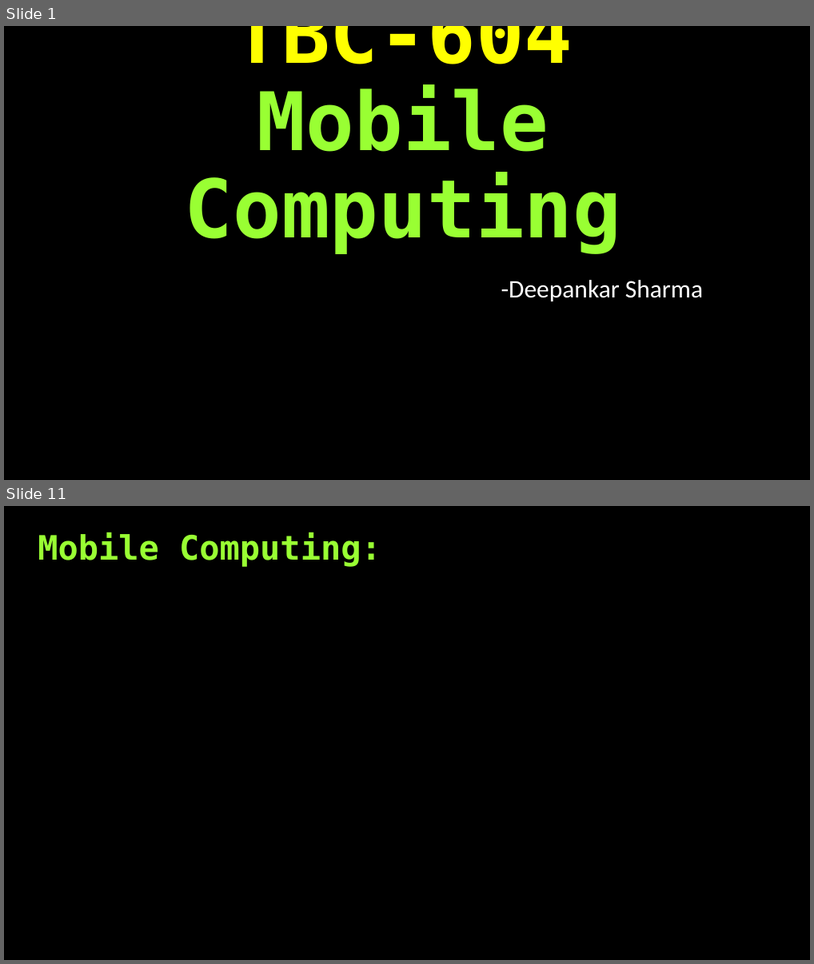
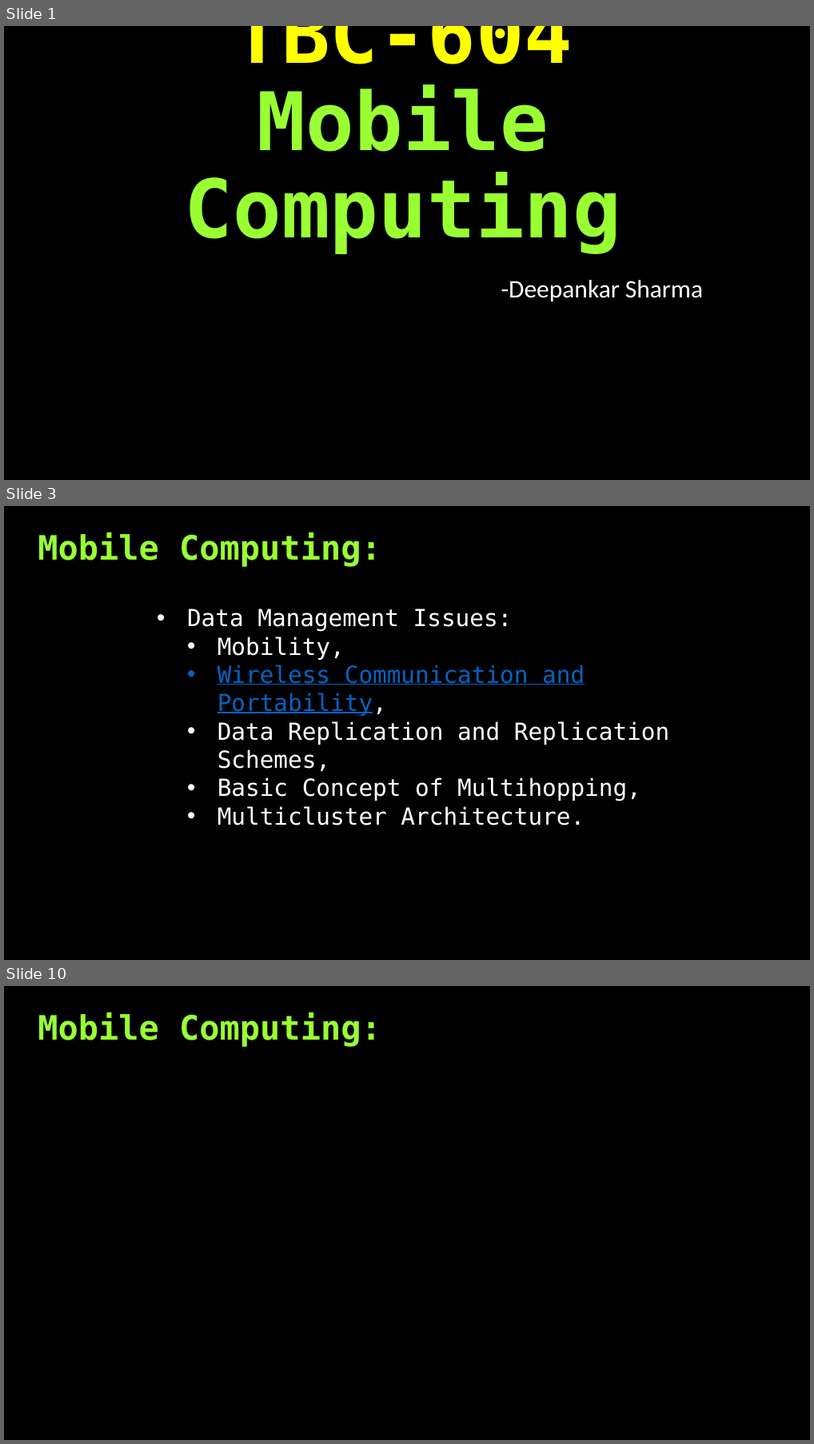
Before and after one commit to ideepankarsharma2003/BCA, a slide deck: TBC 604 Mobile Computing/CompleteNotes.pptx. Shown one above the other, each under a label of ours: slides 1 and 11 before the commit, slides 1, 3 and 10 after it; the slides between them are not shown. The pictures are 814x964 and 814x1444 pixels, drawn with LibreOffice and Linux fonts; fonts in the diff are those of the drawing. Boxes give left, top, right and bottom in pixels: in the first picture for what was removed or moved away, otherwise in the second. Text is boxed around its words. In the diff, an @@ line names an element or a change of style, - is before the commit and + after.

```diff
--- a/TBC 604 Mobile Computing/CompleteNotes.pptx
+++ b/TBC 604 Mobile Computing/CompleteNotes.pptx
@@ slide 3 added at bbox=[4, 506, 810, 960], background #000000 @@
@@ title added at bbox=[38, 532, 382, 567], 40 pt, text #99FF33, bold @@
+Mobile Computing:
@@ text added at bbox=[187, 608, 670, 825], 28 pt, text #FFFFFF @@
+• Data Management Issues:
+  • Mobility,
+  • Wireless Communication and Portability,
+  • Data Replication and Replication Schemes,
+  • Basic Concept of Multihopping,
+  • Multicluster Architecture.
@@ what was slide 11 is now slide 10 @@
```
Also in this commit, not shown: 32 other slides added, 42 other files.
